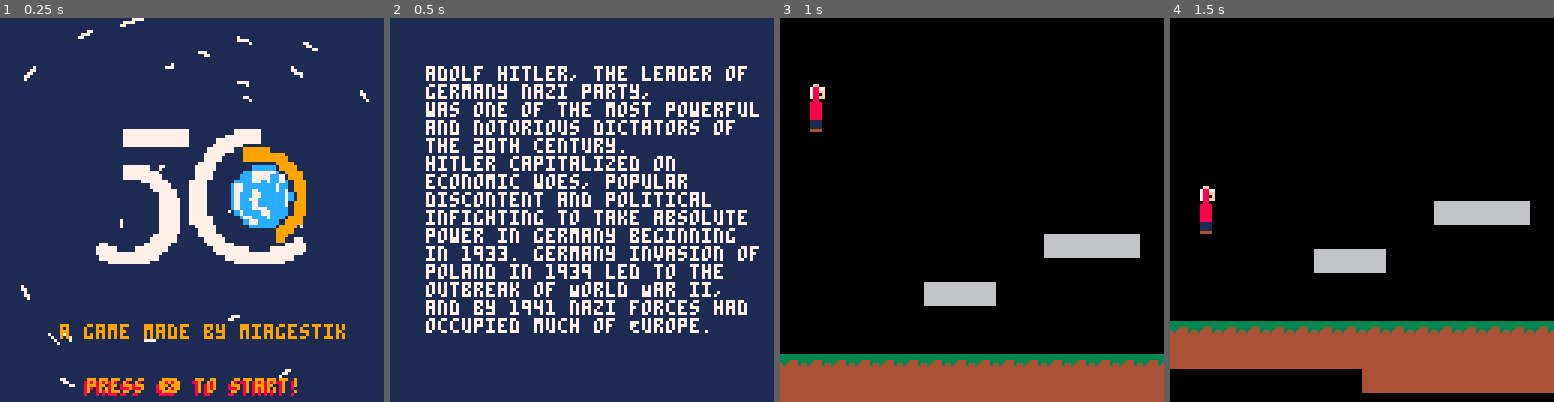
Above: before the commit, frames 1-4 (left to right).
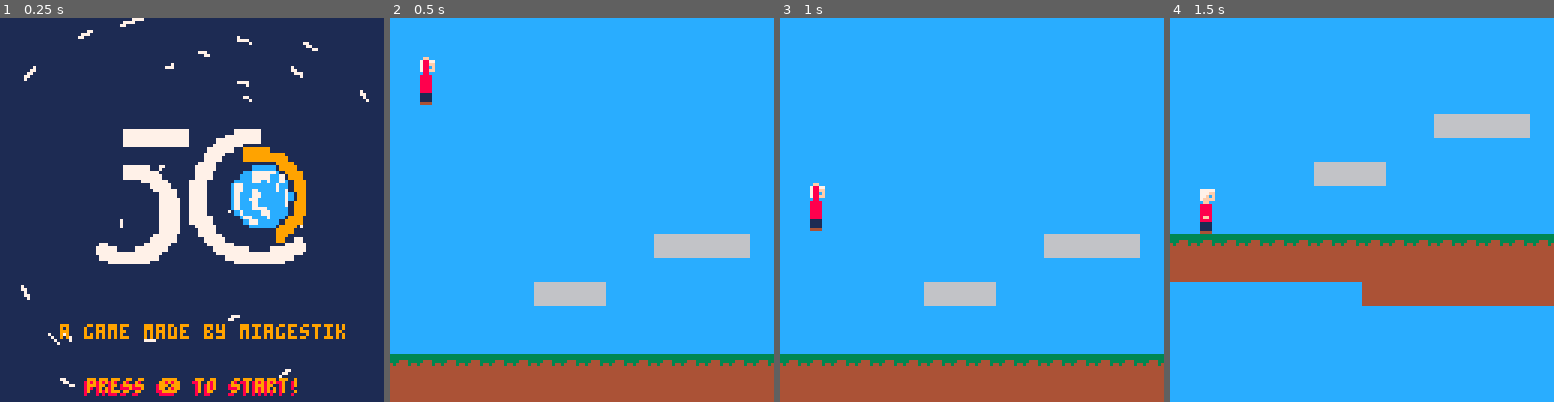
Above: after the commit, the same moments.

Repository: RemiFELIN/PICO8_SOPHIA_ANTIPOLIS
Game: PICO-8 cartridge miage.p8
The game is run twice, just before and just after one commit, with the same random seed, the same clock (stepped at 60 frames per second) and the same inputs.
Inputs:
- Up to frame 1 (0.25 s): no input
- Up to frame 2 (0.5 s): tap X (X key) at 0.33 s
- Up to frame 3 (1 s): tap O (Z key) at 0.7 s
- Up to frame 4 (1.5 s): tap X (X key) at 1.07 s

Frame 1 is identical in both runs. In frame 2, 100% of the frame differs, in the area x 0-100%, y 0-100%; in frame 3, 85%; in frame 4, 100%.

Commit message:
ajout boite de dialogues

Diff:
--- a/miage.p8
+++ b/miage.p8
@@ -1,6 +1,172 @@
 pico-8 cartridge // http://www.pico-8.com
 version 16
 __lua__
+
+
+--SNIPET pour les dialogues
+-- call this before you start using dtb.
+-- optional parameter is the number of lines that are displayed. default is 3.
+function dtb_init(numlines)
+	dtb_queu={}
+	dtb_queuf={}
+	dtb_numlines=3
+	if numlines then
+		dtb_numlines=numlines
+	end
+	_dtb_clean()
+end
+
+-- this will add a piece of text to the queu. the queu is processed automatically.
+function dtb_disp(txt,callback)
+	local lines={}
+	local currline=""
+	local curword=""
+	local curchar=""
+	local upt=function()
+		if #curword+#currline>29 then
+			add(lines,currline)
+			currline=""
+		end
+		currline=currline..curword
+		curword=""
+	end
+	for i=1,#txt do
+		curchar=sub(txt,i,i)
+		curword=curword..curchar
+		if curchar==" " then
+			upt()
+		elseif #curword>28 then
+			curword=curword.."-"
+			upt()
+		end
+	end
+	upt()
+	if currline~="" then
+		add(lines,currline)
+	end
+	add(dtb_queu,lines)
+	if callback==nil then
+		callback=0
+	end
+	add(dtb_queuf,callback)
+end
+
+-- functions with an underscore prefix are ment for internal use, don't worry about them.
+function _dtb_clean()
+	dtb_dislines={}
+	for i=1,dtb_numlines do
+		add(dtb_dislines,"")
+	end
+	dtb_curline=0
+	dtb_ltime=0
+end
+
+function _dtb_nextline()
+	dtb_curline+=1
+	for i=1,#dtb_dislines-1 do
+		dtb_dislines[i]=dtb_dislines[i+1]
+	end
+	dtb_dislines[#dtb_dislines]=""
+	--sfx(2)
+end
+
+function _dtb_nexttext()
+	if dtb_queuf[1]~=0 then
+		dtb_queuf[1]()
+	end
+	del(dtb_queuf,dtb_queuf[1])
+	del(dtb_queu,dtb_queu[1])
+	_dtb_clean()
+	--sfx(2)
+end
+
+-- make sure that this function is called each update.
+function dtb_update()
+	if #dtb_queu>0 then
+		if dtb_curline==0 then
+			dtb_curline=1
+		end
+		local dislineslength=#dtb_dislines
+		local curlines=dtb_queu[1]
+		local curlinelength=#dtb_dislines[dislineslength]
+		local complete=curlinelength>=#curlines[dtb_curline]
+		if complete and dtb_curline>=#curlines then
+			if btnp(4) then
+				_dtb_nexttext()
+				return
+			end
+		elseif dtb_curline>0 then
+			dtb_ltime-=1
+			if not complete then
+				if dtb_ltime<=0 then
+					local curchari=curlinelength+1
+					local curchar=sub(curlines[dtb_curline],curchari,curchari)
+					dtb_ltime=1
+					if curchar~=" " then
+						sfx(0)
+					end
+					if curchar=="." then
+						dtb_ltime=6
+					end
+					dtb_dislines[dislineslength]=dtb_dislines[dislineslength]..curchar
+				end
+				if btnp(4) then
+					dtb_dislines[dislineslength]=curlines[dtb_curline]
+				end
+      else
+        if(btnp(4)) then
+          _dtb_nextline()
+        end
+			end
+		end
+	end
+end
+
+-- make sure to call this function everytime you draw.
+function dtb_draw()
+	if #dtb_queu>0 then
+		local dislineslength=#dtb_dislines
+		local offset=0
+		if dtb_curline<dislineslength then
+			offset=dislineslength-dtb_curline
+		end
+		rectfill(cam_x+3,cam_y+125-dislineslength*8,cam_x+125,cam_y+125,0)
+		if dtb_curline>0 and #dtb_dislines[#dtb_dislines]==#dtb_queu[1][dtb_curline] then
+			print("\x8e",cam_x+118,cam_y+120,1)
+		end
+		for i=1,dislineslength do
+			print(dtb_dislines[i],4+cam_x,cam_y+i*8+119-(dislineslength+offset)*8,7)
+		end
+	end
+end
+
+-- --{ example usage }--
+
+-- -- initialize
+-- dtb_init()
+
+-- -- add text to the queu, this can be done at any point in time.
+-- --dtb_disp("hello world! welcome to this amazing dialogue box!")
+
+-- dtb_disp("a dialogue can be queud with: dtb_disp(text,callback)")
+
+-- dtb_disp("the prompted dialogue will not interfere with previousily running dialogue boxes.")
+
+-- dtb_disp("dtb_prompt also has a callback which is called when the piece of dialogue is finished.",function()
+-- 	--whatever is in this function is called after this dialogue is done.
+-- 	sfx(1)
+-- end)
+
+-- dtb_disp("just like that!")
+-- dtb_disp("another cool feature is that a . will take longer.")
+-- dtb_disp("which is great for some akward pauses... right?")
+-- dtb_disp("other than the display function there're only 3 functions required to make this all work. an init, update and draw function. just call them and everything will be taken care of for you!")
+-- dtb_disp("oh and by the way: we do have support for superduperlongwordsthatdonotactuallyfit so no worries!")
+-- dtb_disp("anyways, feel free to use and/or modify this code!")
+
+--FIN du snippet
+
+
 
 function _init()
   player={
@@ -29,7 +195,7 @@
   friction=0.85
   interaction = false
   start_bulle = false
-  button_was_pressed = false
+
 
   --simple camera
   cam_x=0
@@ -40,6 +206,7 @@
   map_end=1024
 
   intro_init()
+  dtb_init()
 
 
 end
@@ -51,21 +218,32 @@
 
   if game_state == "menu" then
     skydeg += 0.0005
-    if (btn(5)) then
+    if (btnp(5)) then
       game_state = "plot"
     end
   end
 
   if game_state == "plot" then
-    if (btn(4))  then
+    if (btnp(5))  then
       game_state = "game"
     end
+
 
   end
 
   if game_state == "game" then
     player_update()
     player_animate()
+    dtb_update()
+    if start_bulle then
+      dtb_disp("menez:tu fais quoi ici bouffon ?!")
+      dtb_disp("buffa:c'est buffa pas bouffon !")
+      dtb_disp("menez:degage!")
+      start_bulle = false
+    end
+    if (btnp(5)) then
+      start_bulle = true
+    end
   end
 
   --simple camera
@@ -99,10 +280,15 @@
   end
 
   if game_state == "game" then
+    cls()
     map(0,0)
     spr(player.sp,player.x,player.y,1,2,player.flp)
-    interaction_function()
-  end
+    if interaction and not start_bulle then
+      drawx(136,88)-- dessine au dessus du pnj, a changer en fonction de la place de menez
+    end
+    dtb_draw()
+  end
+
 
 end
 
@@ -337,22 +526,23 @@
 end
 
 --gere la croix au dessus du pnj et des phrases
-function interaction_function()
-  if interaction and not start_bulle then
-    drawx(136,88)-- dessine au dessus du pnj, a changer en fonction de la place de menez
-  end
-  --bulle
-  if (btn(5) and interaction) then
-    start_bulle = true
-  end
-  if start_bulle then
-    if (chrono<50) then
-      print("salut buffa",136,88)
-    else
-      print("quoi de beau",136,88)
-    end
-  end
-end
+-- function interaction_function()
+--   if interaction and not start_bulle then
+--     drawx(136,88)-- dessine au dessus du pnj, a changer en fonction de la place de menez
+--   end
+--   --bulle
+--   if (btn(5) and interaction) then
+--     start_bulle = true
+--     dtb_disp("menez:tu fais quoi ici bouffon ?!")
+--     dtb_disp("buffa:c'est buffa pas bouffon !")
+--     dtb_disp("menez:degage!")
+--   end
+--   if start_bulle then
+--     dtb_disp("menez:tu fais quoi ici bouffon ?!")
+--     dtb_disp("buffa:c'est buffa pas bouffon !")
+--     dtb_disp("menez:degage!")
+--   end
+-- end
 
 
 --Affichage du plot
@@ -370,15 +560,17 @@
 
 
 
+
+
 __gfx__
-000000000000000000000000000000000000000000000000000000000000000000ff000006666660000000000000000000000000000000000000000000000000
-00000000077777000777770007777700077777000777770007777700077777ff078877006ffffff6000000000000000000000000000000000000000000000000
-000000000777ff000777ff000777ff000777ff000777ff000777ff000777ff880788ff00ff0ff0ff000000000000000000000000000000000000000000000000
-00000000077f0f00077f0f00077f0f00077f0f00077f0f00077f0f00077f088807880f00ffffffff000000000000000000000000000000000000000000000000
-0000000007ffff0007ffff0007ffff0007ffff0007ffff0007ffff0007ff88800788ff00ff0ff0ff000000000000000000000000000000000000000000000000
-0000000000ff00000888800000ff000000ff000000ff000000ff000000f8880000880000ff0000ff000000000000000000000000000000000000000000000000
-0000000008888000088880000888800008888000088880000888800008888000088880000ffffff0000000000000000000000000000000000000000000000000
-00000000088880000888800008888000088880000888888f08888000088880000888800000ffff00000000000000000000000000000000000000000000000000
+000000000000000000000000000000000000000000000000000000000000000000ff000006666660cccccccc0000000000000000000000000000000000000000
+00000000077777000777770007777700077777000777770007777700077777ff078877006ffffff6cccccccc0000000000000000000000000000000000000000
+000000000777ff000777ff000777ff000777ff000777ff000777ff000777ff880788ff00ff0ff0ffcccccccc0000000000000000000000000000000000000000
+00000000077f0f00077f0f00077f0f00077f0f00077f0f00077f0f00077f088807880f00ffffffffcccccccc0000000000000000000000000000000000000000
+0000000007ffff0007ffff0007ffff0007ffff0007ffff0007ffff0007ff88800788ff00ff0ff0ffcccccccc0000000000000000000000000000000000000000
+0000000000ff00000888800000ff000000ff000000ff000000ff000000f8880000880000ff0000ffcccccccc0000000000000000000000000000000000000000
+0000000008888000088880000888800008888000088880000888800008888000088880000ffffff0cccccccc0000000000000000000000000000000000000000
+00000000088880000888800008888000088880000888888f08888000088880000888800000ffff00cccccccc0000000000000000000000000000000000000000
 00000000088880000888800008888000088880000888800008888000088880000888800005555555000000000000000000000000000000000000000000000000
 000000000888800008ff800008ff8000088888008888800008888800888880000888800005555555000000000000000000000000000000000000000000000000
 0000000008ff800008888000088880000888ff00f88881110888ff00f8888111088880000f55555f000000000000000000000000000000000000000000000000
@@ -403,14 +595,14 @@
 00000000000000000000000000000000000000000000000000000000000000000000000000000000000000000000000000000000000000000000000000000000
 00000000000000000000000000000000000000000000000000000000000000000000000000000000000000000000000000000000000000000000000000000000
 00000000000000000000000000000000000000000000000000000000000000000000000000000000000000000000000000000000000000000000000000000000
-33333333444444446666666600000000000000000000000000000000000000000000000000000000000000000000000000000000000000000000000000000000
-33333333444444446666666600000000000000000000000000000000000000000000000000000000000000000000000000000000000000000000000000000000
-33344433444444446666666600000000000000000000000000000000000000000000000000000000000000000000000000000000000000000000000000000000
-43444434444444446666666600000000000000000000000000000000000000000000000000000000000000000000000000000000000000000000000000000000
-44444444444444446666666600000000000000000000000000000000000000000000000000000000000000000000000000000000000000000000000000000000
-44444444444444446666666600000000000000000000000000000000000000000000000000000000000000000000000000000000000000000000000000000000
-44444444444444446666666600000000000000000000000000000000000000000000000000000000000000000000000000000000000000000000000000000000
-44444444444444446666666600000000000000000000000000000000000000000000000000000000000000000000000000000000000000000000000000000000
+333333334444444466666666cccccccc000000000000000000000000000000000000000000000000000000000000000000000000000000000000000000000000
+333333334444444466666666cccccccc000000000000000000000000000000000000000000000000000000000000000000000000000000000000000000000000
+333444334444444466666666cccccccc000000000000000000000000000000000000000000000000000000000000000000000000000000000000000000000000
+434444344444444466666666cccccccc000000000000000000000000000000000000000000000000000000000000000000000000000000000000000000000000
+444444444444444466666666cccccccc000000000000000000000000000000000000000000000000000000000000000000000000000000000000000000000000
+444444444444444466666666cccccccc000000000000000000000000000000000000000000000000000000000000000000000000000000000000000000000000
+444444444444444466666666cccccccc000000000000000000000000000000000000000000000000000000000000000000000000000000000000000000000000
+444444444444444466666666cccccccc000000000000000000000000000000000000000000000000000000000000000000000000000000000000000000000000
 00000000000000000000000000000000000000000000000000000000000000000000000000000000000000000000000000000000000000000000000000000000
 00000000000000000000000000000000000000000000000000000000000000000000000000000000000000000000000000000000000000000000000000000000
 00000000000000000000000000000000000000000000000000000000000000000000000000000000000000000000000000000000000000000000000000000000
@@ -469,20 +661,35 @@
 0000000000000000000404000000000000000000000000000004000000000000000000000000000000000000000000000000000000000000000000000000000003030100000000000000000000000000000000000000000000000000000000000000000000000000000000000000000000000000000000000000000000000000
 0000000000000000000000000000000000000000000000000000000000000000000000000000000000000000000000000000000000000000000000000000000000000000000000000000000000000000000000000000000000000000000000000000000000000000000000000000000000000000000000000000000000000000
 __map__
-0000000000000000000000000000000000000000000000000000000000000000000000000000000000000000000000000000000000000000000000000000000000000000000000000000000000000000000000000000000000000000000000000000000000000000000000000000000000000000000000000000000000000000
-0000000000000000000000000000000000000000000000000000000000000000000000000000000000000000000000000000000000000000000000000000000000000000000000000000000000000000000000000000000000000000000000000000000000000000000000000000000000000000000000000000000000000000
-0000000000000000000000000000000000000000000000000000000000000000000000000000000000000000000000000000000000000000000000000000000000000000000000000000000000000000000000000000000000000000000000000000000000000000000000000000000000000000000000000000000000000000
-0000000000000000000000000000000000000000000000000000000000000000000000000000000000000000000000000000000000000000000000000000000000000000000000000000000000000000000000000000000000000000000000000000000000000000000000000000000000000000000000000000000000000000
-0000000000000000000000000000000000000000000000000000000000000000000000000000000000000000000000000000000000000000000000000000000000000000000000000000000000000000000000000000000000000000000000000000000000000000000000000000000000000000000000000000000000000000
-0000000000000000000000000000000000000000000000000000000000000000000000000000000000000000000000000000000000000000000000000000000000000000000000000000000000000000000000000000000000000000000000000000000000000000000000000000000000000000000000000000000000000000
-0000000043434300000000000000000000000000000000000000000000000000000000000000000000000000000000000000000000000000000000000000000000000000000000000000000000000000000000000000000000000000000000000000000000000000000000000000000000000000000000000000000000000000
-0000004343434343000000000000000000000000000000000000000000000000000000000000000000000000000000000000000000000000000000000000000000000000000000000000000000000000000000000000000000000000000000000000000000000000000000000000000000000000000000000000000000000000
-0043434343434343434343434343434300000000000000000000000000000000000000000000000000000000000000000000000000000000000000000000000000000000000000000000000000000000000000000000000000000000000000000000000000000000000000000000000000000000000000000000000000000000
-0000000000000000000000424242420000000000000000000000000000000000000000000000000000000000000000000000000000000000000000000000000000000000000000000000000000000000000000000000000000000000000000000000000000000000000000000000000000000000000000000000000000000000
-00000000000044444444000000000000000a0b00000000000000000000000000000000000000000000000000000000000000000000000000000000000000000000000000000000000000000000000000000000000000000000000000000000000000000000000000000000000000000000000000000000000000000000000000
-000000000000424242000000000000000a0a0a00000000000000000000000000000000000000000000000000000000000000000000000000000000000000000000000000000000000000000000000000000000000000000000000000000000000000000000000000000000000000000000000000000000000000000000000000
-0000000000000000000000000000000a0a090a0a000000000000000000000000000000000000000000000000000000000000000000000000000000000000000000000000000000000000000000000000000000000000000000000000000000000000000000000000000000000000000000000000000000000000000000000000
-00000000000000000000000000000a0a0a190a0a0a0000000000000000000000000000000000000000000000000000000000000000000000000000000000000000000000000000000000000000000000000000000000000000000000000000000000000000000000000000000000000000000000000000000000000000000000
-4040404040404040404040404040404040404040000000000000000000000000000000000000000000000000000000000000000000000000000000000000000000000000000000000000000000000000000000000000000000000000000000000000000000000000000000000000000000000000000000000000000000000000
-4141414141414141414141414141414141414141000000000000000000000000000000000000000000000000000000000000000000000000000000000000000000000000000000000000000000000000000000000000000000000000000000000000000000000000000000000000000000000000000000000000000000000000
-0000000000000000414141414141414141414141000000000000000000000000000000000000000000000000000000000000000000000000000000000000000000000000000000000000000000000000000000000000000000000000000000000000000000000000000000000000000000000000000000000000000000000000
+4343434343434343434343434343434343434343434343434343434343434343434343434343434343434343434343000000000000000000000000000000000000000000000000000000000000000000000000000000000000000000000000000000000000000000000000000000000000000000000000000000000000000000
+4343434343434343434343434343434343434343434343434343434343434343434343434343434343434343434343000000000000000000000000000000000000000000000000000000000000000000000000000000000000000000000000000000000000000000000000000000000000000000000000000000000000000000
+4343434343434343434343434343434343434343434343434343434343434343434343434343434343434343434343000000000000000000000000000000000000000000000000000000000000000000000000000000000000000000000000000000000000000000000000000000000000000000000000000000000000000000
+4343434343434343434343434343434343434343434343434343434343434343434343434343434343434343434343000000000000000000000000000000000000000000000000000000000000000000000000000000000000000000000000000000000000000000000000000000000000000000000000000000000000000000
+4343434343434343434343434343434343434343434343434343434343434343434343434343434343434343434343000000000000000000000000000000000000000000000000000000000000000000000000000000000000000000000000000000000000000000000000000000000000000000000000000000000000000000
+4343434343434343434343434343434343434343434343434343434343434343434343434343434343434343434343000000000000000000000000000000000000000000000000000000000000000000000000000000000000000000000000000000000000000000000000000000000000000000000000000000000000000000
+4343434343434343434343434343434343434343434343434343434343434343434343434343434343434343434343000000000000000000000000000000000000000000000000000000000000000000000000000000000000000000000000000000000000000000000000000000000000000000000000000000000000000000
+4343434343434343434343434343434343434343434343434343434343434343434343434343434343434343434343000000000000000000000000000000000000000000000000000000000000000000000000000000000000000000000000000000000000000000000000000000000000000000000000000000000000000000
+4343434343434343434343434343434343434343434343434343434343434343434343434343434343434343434343000000000000000000000000000000000000000000000000000000000000000000000000000000000000000000000000000000000000000000000000000000000000000000000000000000000000000000
+4343434343434343434343424242424343434343434343434343434343434343434343434343434343434343434343000000000000000000000000000000000000000000000000000000000000000000000000000000000000000000000000000000000000000000000000000000000000000000000000000000000000000000
+43434343434343434343434343434343430a0a43434343434343434343434343434343434343434343434343434343000000000000000000000000000000000000000000000000000000000000000000000000000000000000000000000000000000000000000000000000000000000000000000000000000000000000000000
+434343434343424242434343434343430a0a0a43434343434343434343434343434343434343434343434343434343000000000000000000000000000000000000000000000000000000000000000000000000000000000000000000000000000000000000000000000000000000000000000000000000000000000000000000
+4343434343434343434343434343430a0a090a0a434343434343434343434343434343434343434343434343434343000000000000000000000000000000000000000000000000000000000000000000000000000000000000000000000000000000000000000000000000000000000000000000000000000000000000000000
+43434343434343434343434343430a0a0a190a0a0a4343434343434343434343434343434343434343434343434343000000000000000000000000000000000000000000000000000000000000000000000000000000000000000000000000000000000000000000000000000000000000000000000000000000000000000000
+4040404040404040404040404040404040404040434343434343434343434343434343434343434343434343434343000000000000000000000000000000000000000000000000000000000000000000000000000000000000000000000000000000000000000000000000000000000000000000000000000000000000000000
+4141414141414141414141414141414141414141434343434343434343434343434343434343434343434343434343000000000000000000000000000000000000000000000000000000000000000000000000000000000000000000000000000000000000000000000000000000000000000000000000000000000000000000
+4343434343434343414141414141414141414141434343434343434343434343434343434343434343434343434343000000000000000000000000000000000000000000000000000000000000000000000000000000000000000000000000000000000000000000000000000000000000000000000000000000000000000000
+4343434343434343434343434343434343434343434343434343434343434343434343434343434343434343434343000000000000000000000000000000000000000000000000000000000000000000000000000000000000000000000000000000000000000000000000000000000000000000000000000000000000000000
+4343434343434343434343434343434343434343434343434343434343434343434343434343434343434343434343000000000000000000000000000000000000000000000000000000000000000000000000000000000000000000000000000000000000000000000000000000000000000000000000000000000000000000
+4343434343434343434343434343434343434343434343434343434343434343434343434343434343434343434343000000000000000000000000000000000000000000000000000000000000000000000000000000000000000000000000000000000000000000000000000000000000000000000000000000000000000000
+4343434343434343434343434343434343434343434343434343434343434343434343434343434343434343434343000000000000000000000000000000000000000000000000000000000000000000000000000000000000000000000000000000000000000000000000000000000000000000000000000000000000000000
+4343434343434343434343434343434343434343434343434343434343434343434343434343434343434343434343000000000000000000000000000000000000000000000000000000000000000000000000000000000000000000000000000000000000000000000000000000000000000000000000000000000000000000
+4343434343434343434343434343434343434343434343434343434343434343434343434343434343434343434343000000000000000000000000000000000000000000000000000000000000000000000000000000000000000000000000000000000000000000000000000000000000000000000000000000000000000000
+4343434343434343434343434343434343434343434343434343434343434343434343434343434343434343434343000000000000000000000000000000000000000000000000000000000000000000000000000000000000000000000000000000000000000000000000000000000000000000000000000000000000000000
+4343434343434343434343434343434343434343434343434343434343434343434343434343434343434343434343000000000000000000000000000000000000000000000000000000000000000000000000000000000000000000000000000000000000000000000000000000000000000000000000000000000000000000
+4343434343434343434343434343434343434343434343434343434343434343434343434343434343434343434343000000000000000000000000000000000000000000000000000000000000000000000000000000000000000000000000000000000000000000000000000000000000000000000000000000000000000000
+4343434343434343434343434343434343434343434343434343434343434343434343434343434343434343434343000000000000000000000000000000000000000000000000000000000000000000000000000000000000000000000000000000000000000000000000000000000000000000000000000000000000000000
+4343434343434343434343434343434343434343434343434343434343434343434343434343434343434343434343000000000000000000000000000000000000000000000000000000000000000000000000000000000000000000000000000000000000000000000000000000000000000000000000000000000000000000
+4343434343434343434343434343434343434343434343434343434343434343434343434343434343434343434343000000000000000000000000000000000000000000000000000000000000000000000000000000000000000000000000000000000000000000000000000000000000000000000000000000000000000000
+4343434343434343434343434343434343434343434343434343434343434343434343434343434343434343434343000000000000000000000000000000000000000000000000000000000000000000000000000000000000000000000000000000000000000000000000000000000000000000000000000000000000000000
+4343434343434343434343434343434343434343434343434343434343434343434343434343434343434343430000000000000000000000000000000000000000000000000000000000000000000000000000000000000000000000000000000000000000000000000000000000000000000000000000000000000000000000
+4343434343434343434343434343434343434343434343434343434343434343434343434343434343434343430000000000000000000000000000000000000000000000000000000000000000000000000000000000000000000000000000000000000000000000000000000000000000000000000000000000000000000000
